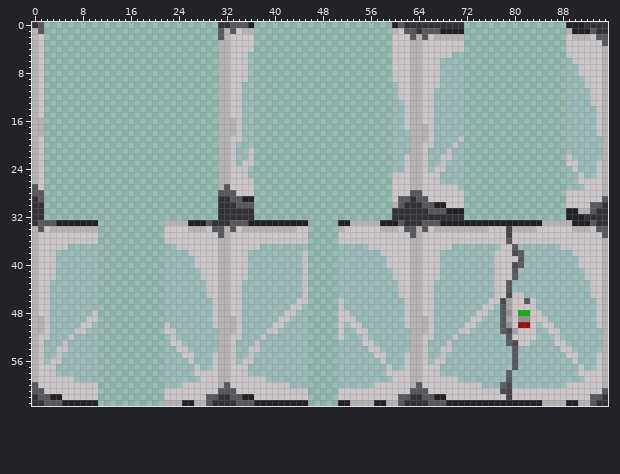
Two versions of one sprite sheet, Resources/Textures/Structures/Doors/Airlocks/Glass/glass.rsi/closing.png. The picture above is the old version.
The file is 96x64 pixels. Colours within 5 levels of each other are drawn and written as one.
Now the later version:
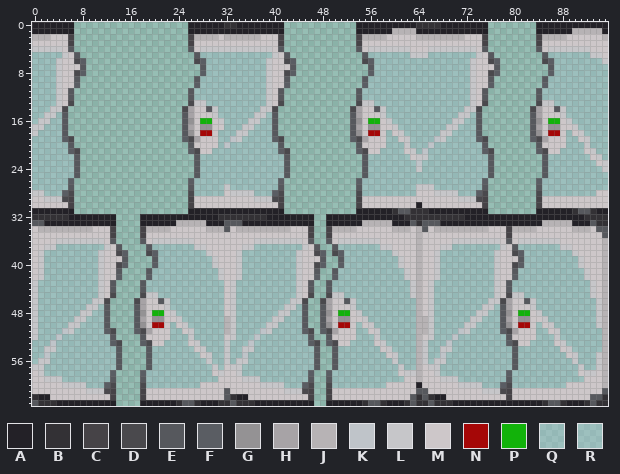
Palette (. is transparent): A #232127  B #333135  C #464347  D #4a494d  E #56585d  F #5a5d63  G #949294  H #a7a3a6  J #b7b3b5  K #bfc4c9  L #c6c6c9  M #cdc7c9  N #a50707  P #12b20a  Q #a6c2cd5e  R #a6c2cd6b
Difference:
Changed rows in their new state; - is an unchanged pixel.
first column x 0:
 0 AAAAAAA-------------------AAAAAA-BAA-AAAAA------------AAAAAA-AAA----AAAAAAAA--------AAAAA---AAAA
 1 AAAAAAA-------------------AAAAAAAAAAAAAAAA------------AAAAAA-JJJAAAA----AAAA--------AAAAAAJJJJJA
 2 -JJMMMC-------------------CJJJJM-JJJJJMMMC------------CJJJJM---M-JJ-----MMMC--------CJJJJ-MMM-MJ
 3 M-MMMMC-------------------CMMMMMM----MMMMC------------CMMMMM---MM-------MMMC--------CMMMM------M
 4 LLLLLME-------------------EMLLLLLLLL-LLLME------------EMLLLLLLLMM-LLLL--LLME--------EMLLLLLLL--M
 5 QQQQQLME-------------------EQQQQQQQQ-QQQLME------------EQQQQQQQLLLQQQQ--QQLME--------EQQQQQQQLLM
 6 QQQQLMMDF------------------DFQQQQQQQ-QQLMMDF-----------DFQQQQQQQQQQQ----QLMMDF-------DFQQ-QQQQQL
 7 QQQQLMMME-------------------EQQQQQQQ-QQLMMME------------EQQQQQQQQQQQ----QLMMME--------EQQ--QQQQQ
 8 QQQQLMMDF-------------------FQQQQQQQ-QQLMMDF------------FQQQQQQQQQQQ----QLMMDF--------FQQ--QQQQQ
 9 QQQQLMME-------------------EQQQQQQQQ-QQLMME------------EQQQQQQQQQQQQ----QLMME--------EQQQ---QQQQ
10 QQQQLMMF-------------------FQQQQQQQ--QQLMMF------------FQQQQ-QQQQQQQ----QLMMF--------FQQQ---QQQQ
11 QQQQLME-------------------EQQQQQQQQ--QQLME------------EQQQQQ-QQQQQQ-----QLME--------EQQQQ----QQQ
12 QQQQLME-------------------EQQQQQQQQ--QQLME------------EQQQQQ-QQQQQQ-----QLME--------EQQQQ----QQQ
13 QQQQLMD-------------------DLLQQQQQQ--QQLMD------------DLLQQQ--QQQQQ-----QLMD--------DLLQQ----QQQ
14 QQQLLD-------------------DHMMELQQQQ--QLLD------------DHMMELQ--QQQQQ-----LLD--------DHMMEL-----QQ
15 QQLLQE-------------------EHMMMLQQQQ--LLQE------------EHMMMLQ--QQQQQ----LLQE--------EHMMML-----QQ
16 QLLQQE-------------------EGMPPMLQQQ-LLQQE------------EGMPPML--QQQQQ---LLQQE--------EGMPPML----QQ
17 LLQQQE-------------------EHMGGMMQQQLLQQQE------------EHMGGMML-QQQQQ--LL-QQE--------EHMGGMML---QQ
18 LQQQQE-------------------EGMNNMQQQ-L-QQQE------------EGMNNMQML-QQQQ-LL--QQE--------EGMNNM-ML--QQ
19 QQQQQFD------------------FDHMMMQRK---QQQFD-----------FDHMMMQ-MLQQQRKL-QQQQFD-------FDHMMM--ML--Q
20 QQQQQQE-------------------EMMMMQKR---QQQQE------------EMMMMQ--LQQRKR-QQQQQQE--------EMMMM---L--Q
21 QQQQQQFD------------------FDMMQQRQ--QQQQQFD-----------FDMMQQ--MLQKR--QQ-QQQFD-------FDMMQ---ML-Q
22 QQQQQQQE-------------------EQQQQQQ--QQQQQQE------------EQQQQ--QML---QQ--QQQQE--------EQQQQ---MLQ
23 QQQQQQQE-------------------EQQQQQQ-QQQQQQQE------------EQQQQ--QQKQ--Q---QQQQE--------EQQQQQ---ML
24 QQQQQQQE-------------------EQQQQQQQQ-QQQQQE------------EQQQQ--QQLQ-QQ---QQQQE--------EQQQ-Q---QL
25 QQQQQQQE-------------------EQQQQQQQQ-QQQQQE------------EQQQQQQQQQQQQ----QQQQE--------EQQQ-QQ--QR
26 QQQQQQF-------------------FRQQQQQQQQQQQQQF------------FRQQQQQQQQQQQQ----QQQF--------FRQQQ--QQQQQ
27 QQQQQQE-------------------EQQQQQLQQQQQQQQE------------EQQQQQQQQQLLLQQQQ-QQQE--------EQQQQ---QQQQ
28 LLQQQFD-------------------DQQQQQMLLLLQQQFD------------DQQQQQQQQQM--LLLLQQQFD--------DQQQQQQQQQ-M
29 MMLLLDC-------------------CMMMMMMMMMMLLLDC------------CMMMMM-MMMMM-----LLLDC--------CMMMM------M
30 MMMMMMC-------------------CMMMMMMMMMMMMMMC------------CMMMMMMMMMAMMMM---MMMC--------CMMMM----MMM
31 AAAAAAA-------------------AAAAAAAAAAAAAAAA------------AAAAAA-EE---AAA---AAAA--------AAAAA-BEEBAA
32 --BBBBAAAAAAAA----AAAAAAAAAAAAA------BBAAAAAAAA--AAAAAAAAAAAAA----------AAAAAAAAAAAAAAAAA-------
33 E-AA-------AAA----AAAAAA--JJJAAAE--A----------A--AA--AA---JJ-AAE--------------------------------
34 MJJ-------MMMC----CJJJJ---MMMJJJEMJ--------M--C--CJ-JJ----MM-JJM--------------------------------
35 M----------MMC----CMMM---------MM-------------C--CM------------M--------------------------------
36 M---LL-----LME----EMLL--LLL----MM----L-------ME--EM-----LL-----M--------------------------------
37 M-LLQQ-----QLME----EQQ--QQQLL--MM--L-Q-------LME--E-----QQLL---M--------------------------------
38 MLQQ-------LMMDF---DFQ----QQQL-MM-LQ--------LMMDF-DF------QQL--M--------------------------------
39 MLQQ-------LMMME----EQ-----QQQLMM-LQ--------LMMME--E-------QQL-M--------------------------------
40 MLQQ-------LMMDF----FQ-----QQQLMM-LQ--------LMMDF--F-------QQL-M--------------------------------
41 MLQQ-------LMME----EQQ------QQQLM-LQ--------LMME--E---------QQLM--------------------------------
42 MLQQ-------LMMF----FQQ------QQQLM-LQ--------LMMF--F---------QQLM--------------------------------
43 LQQ--------LME----EQQQ-------QQQMLQ---------LME--EQ----------QQL--------------------------------
44 LQQ--------LME----EQQQ-------QQQMLQ---------LME--EQ----------QQL--------------------------------
45 LQQ--------LMD----DLLQ-------QQQMLQ---------LMD--DLL---------QQL--------------------------------
46 LQQ-------LLD----DHMMEL-------QQMLQ--------L-D--DHMMEL--------QQ--------------------------------
47 LQQ------LLQE----EHMMML-------QQMLQ-------L-QE--EHMMML--------QQ--------------------------------
48 LQQ-----LLQQE----EGMPPML------QQMLQ------L-Q-E--EGMPPML-------QQ--------------------------------
49 LQQ----LLQQQE----EHMGGMML-----QQ-LQ-----L-Q--E--EHMGGMML------QQ--------------------------------
50 LQQ---LLQQ-QE----EGMNNM-ML----QQ-LQ----L-Q---E--EGMNN-QML-----QQ--------------------------------
51 LQQ-RKLQQ--QFD---FDHMM-Q-ML----Q-LQ--RKLQ----FD-FDH-MMQQML-----Q--------------------------------
52 LQQRK-QQ---QQE----EMMMMQ--L----QMLQ-RKRQ------E--EM-MM-Q-L-----Q--------------------------------
53 QQ-KRQQ----QQFD---FDMM-QQ-ML---QLQ--KRQ-------FD-FDMM--QQML----Q--------------------------------
54 QQLLQQ-----QQQE----EQQ--QQ-ML--QLQ-L-Q--------QE--E-----QQML---Q--------------------------------
55 QQK-Q------QQQE----EQQ---QQ-MLQQLQ-KQ---------QE--E------QQML-QQ--------------------------------
56 Q-LQQ------QQQE----EQQ----Q--LQQLQL-Q---------QE--E-------Q-L-QQ--------------------------------
57 LLQQ-------QQQE----EQQ----QQ-R-QML-Q----------QE--E-------QQRLQQ--------------------------------
58 MLQQ-------QQF----FRQQ-----QQQ-LM-LQ----------F--FR--------QQMLL--------------------------------
59 M-LL-QQ----QQE----EQQQ------QQQMM--L--Q-------E--EQ---------QQ-M--------------------------------
60 M----LL--QQQFD----DQQQ---QQQ---MM-----L---Q--FD--DQ------QQ----MA-------------------------------
61 MM-------LLLDC----CMMM---------M-M--------L--DC--CM------------M--------------------------------
62 -AAMM------MMC----CMMM-------MMMEBA-M---------C--CM----------MME--B-----------------------------
63 E-BBA------AAA----AAAAAABEEBAAA--EBBB---------A--AA--AABEEBAAA-E---BBB---------------BEEB--AB---
